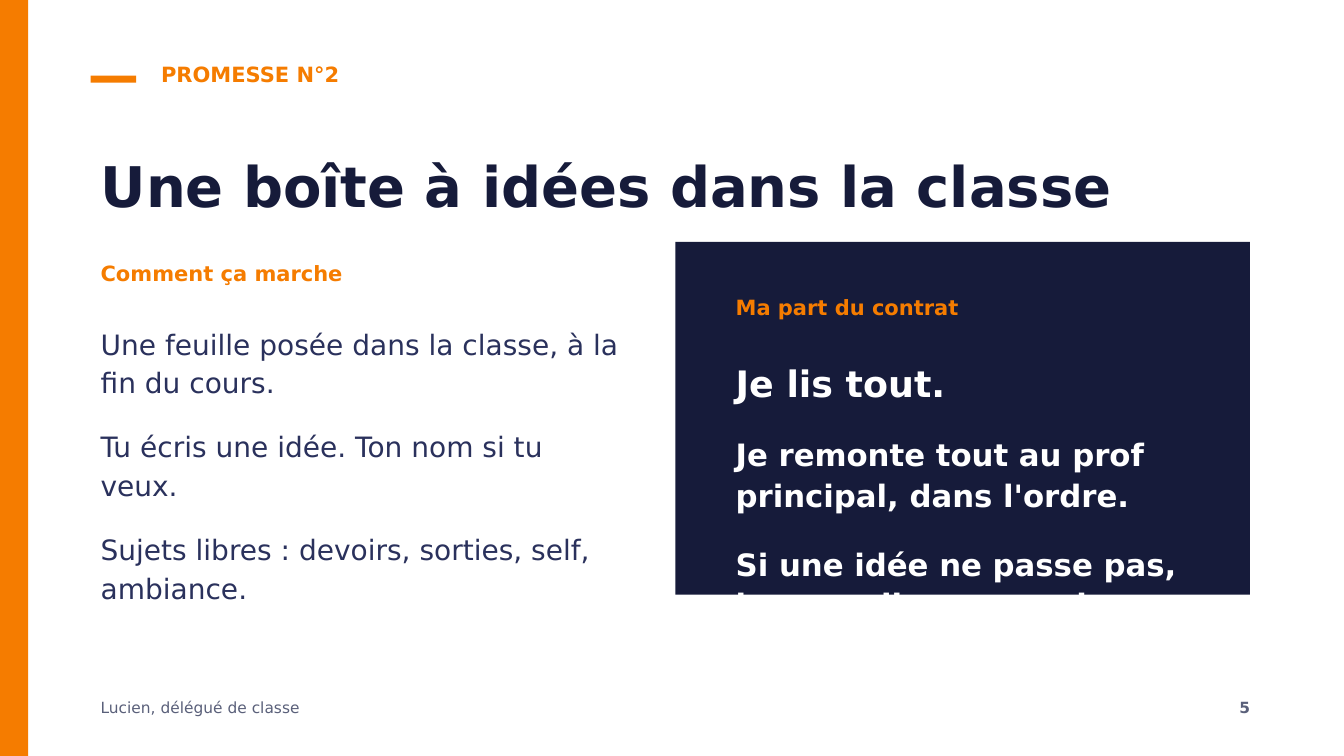
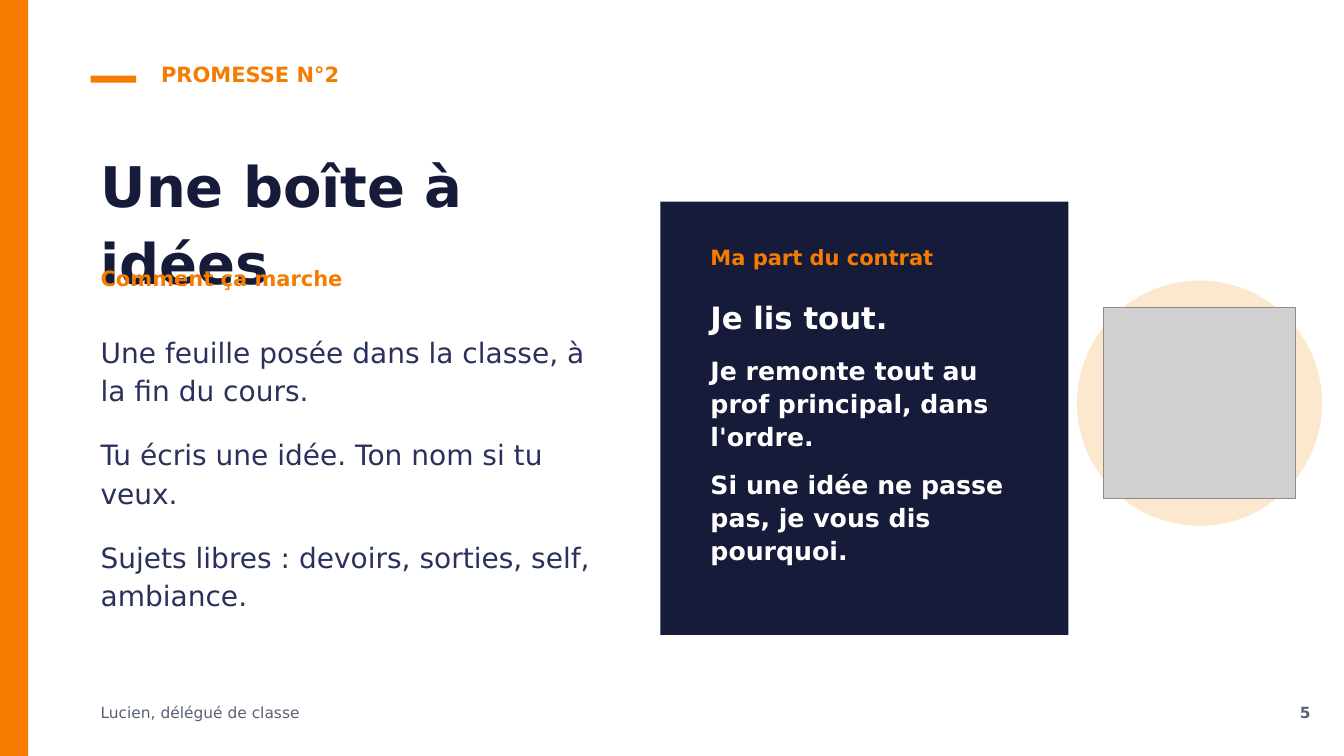
Before and after one commit to lucien-cmd/perso, a slide deck: slide 5 of campagne-delegue-lucien.pptx. Drawn at 1344x756 pixels with LibreOffice and Linux fonts; fonts in the diff are those of the drawing; grey boxes stand for pictures. Boxes give left, top, right and bottom in pixels: in the first picture for what was removed or moved away, otherwise in the second. Text is boxed around its words. In the diff, an @@ line names an element or a change of style, - is before the commit and + after.

```diff
--- a/campagne-delegue-lucien.pptx
+++ b/campagne-delegue-lucien.pptx
@@ text at (x1=101, y1=162, x2=463, y2=290): text changed @@
-Une boîte à idées dans la classe
+Une boîte à idées
@@ rectangle resized from (x1=676, y1=242, x2=1250, y2=595) to (x1=660, y1=202, x2=1069, y2=635) @@
@@ text "Ma part du contrat" moved from (x1=736, y1=299, x2=1177, y2=595) to (x1=710, y1=249, x2=1003, y2=566) @@
@@ text "Ma part du contrat" at (x1=710, y1=249, x2=1003, y2=566): size 26 to 22 pt in "Je lis tout."; size 22 to 18 pt in "Je remonte tout au prof principal, dans ...", "Si une idée ne passe pas, je ..."; less space between paragraphs @@
@@ ellipse added at (x1=1077, y1=280, x2=1322, y2=525), fill #FCE7CF @@
@@ picture added at (x1=1104, y1=308, x2=1296, y2=499) @@
@@ text at (x1=101, y1=340, x2=584, y2=402): more space between paragraphs @@
@@ text "Lucien, délégué de classe" moved from (x1=101, y1=700, x2=300, y2=716) to (x1=101, y1=705, x2=300, y2=721) @@
@@ text "5" moved from (x1=1239, y1=702, x2=1250, y2=713) to (x1=1300, y1=707, x2=1311, y2=718) @@
```
Also in this commit, not shown: 7 other slides changed, 2 other files.
